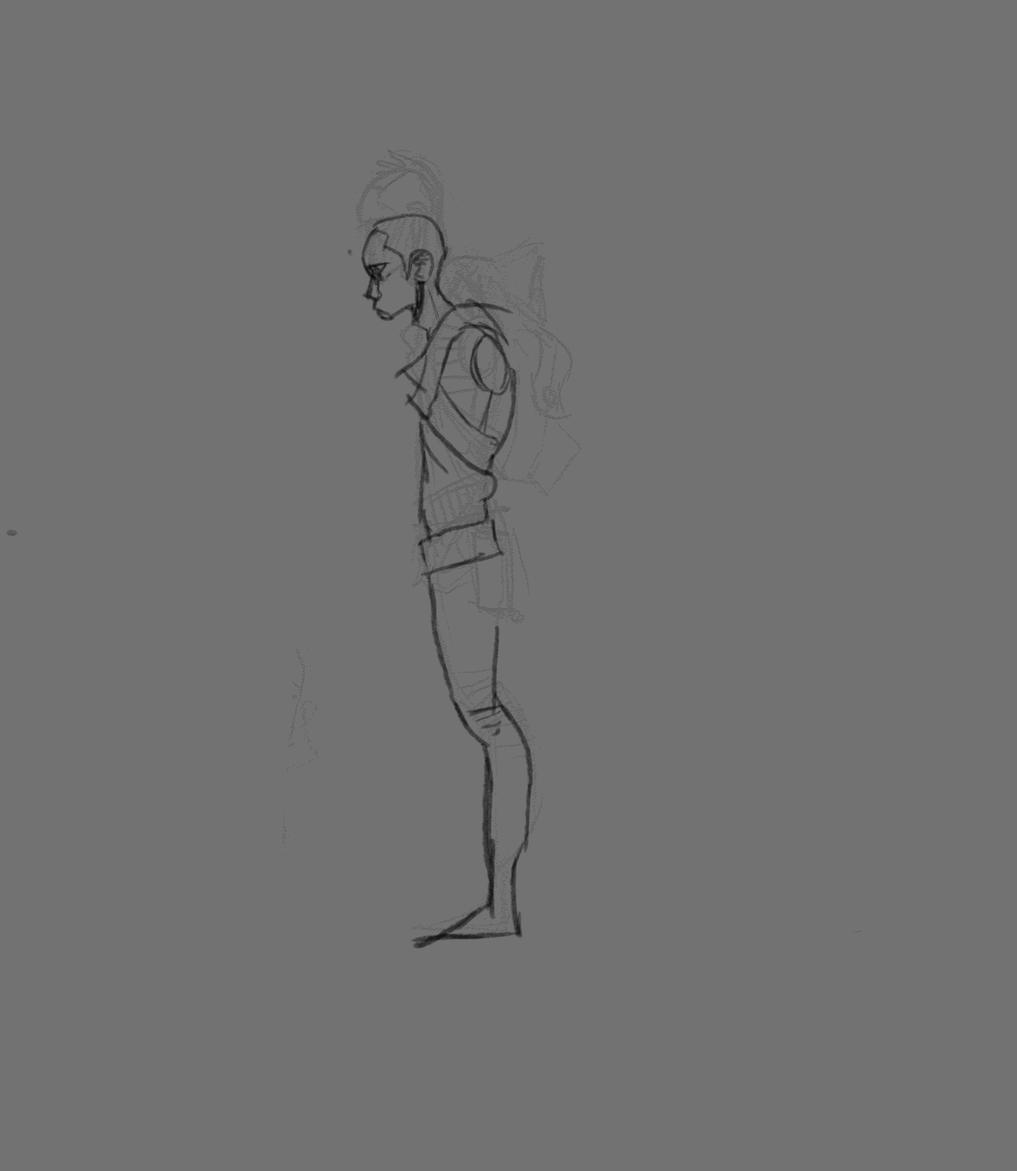
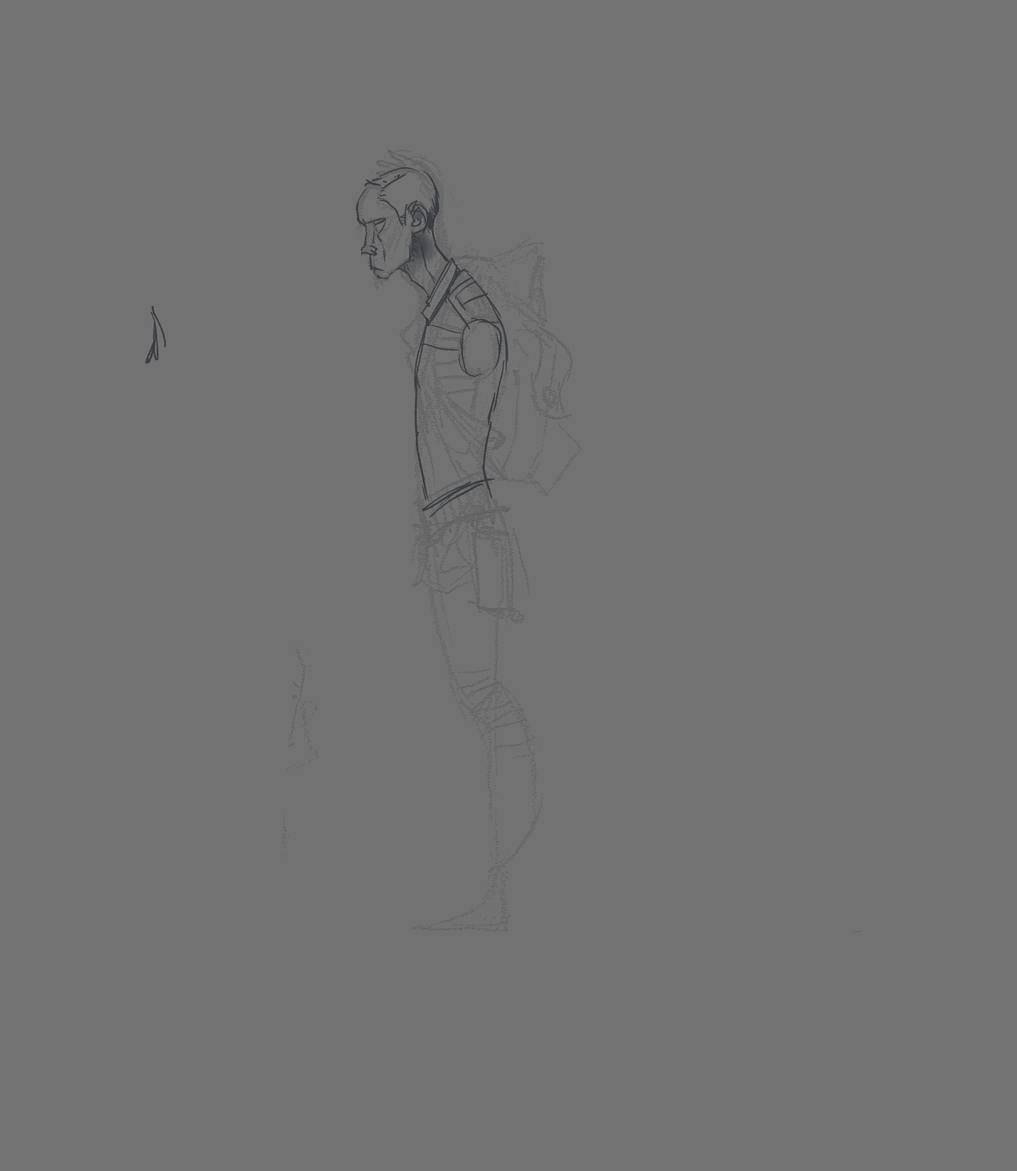
Two versions of the same layered image (1017×1171). Layer-by-layer changes:
hid "Layer 3", painted on it over [6, 197, 534, 950]
added layer "Layer 7" above "Layer 8" over [347, 166, 518, 544]
added layer "Layer 8" above "Layer 6" over [6, 166, 534, 950]
added layer "Layer 6" above "Layer 5" over [347, 166, 514, 346]
added layer "Layer 4" above "Layer 1" over [145, 305, 167, 365]
painted on "Layer 1" over [6, 166, 534, 950]
painted on "Layer 2" over [6, 166, 534, 950]
